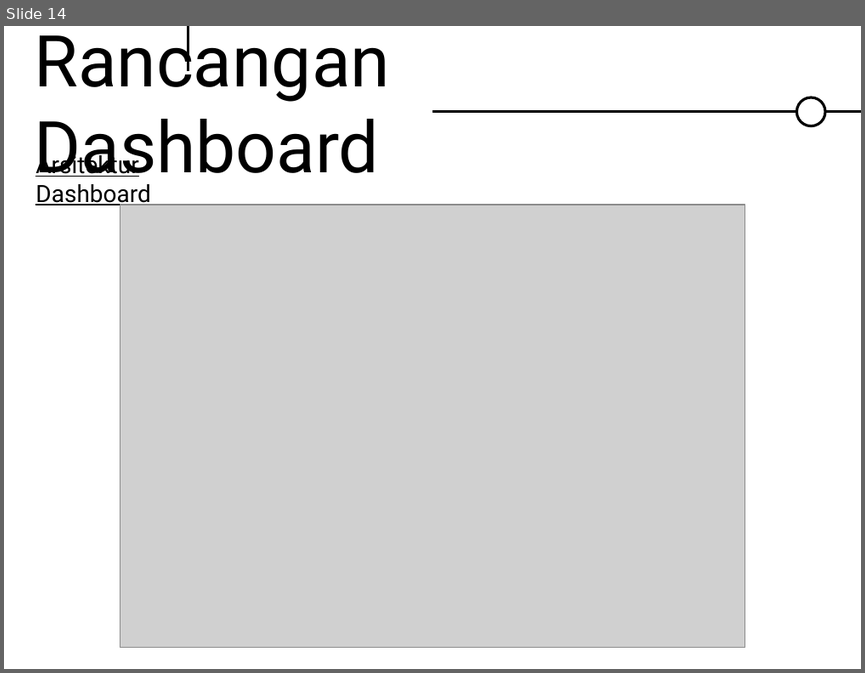
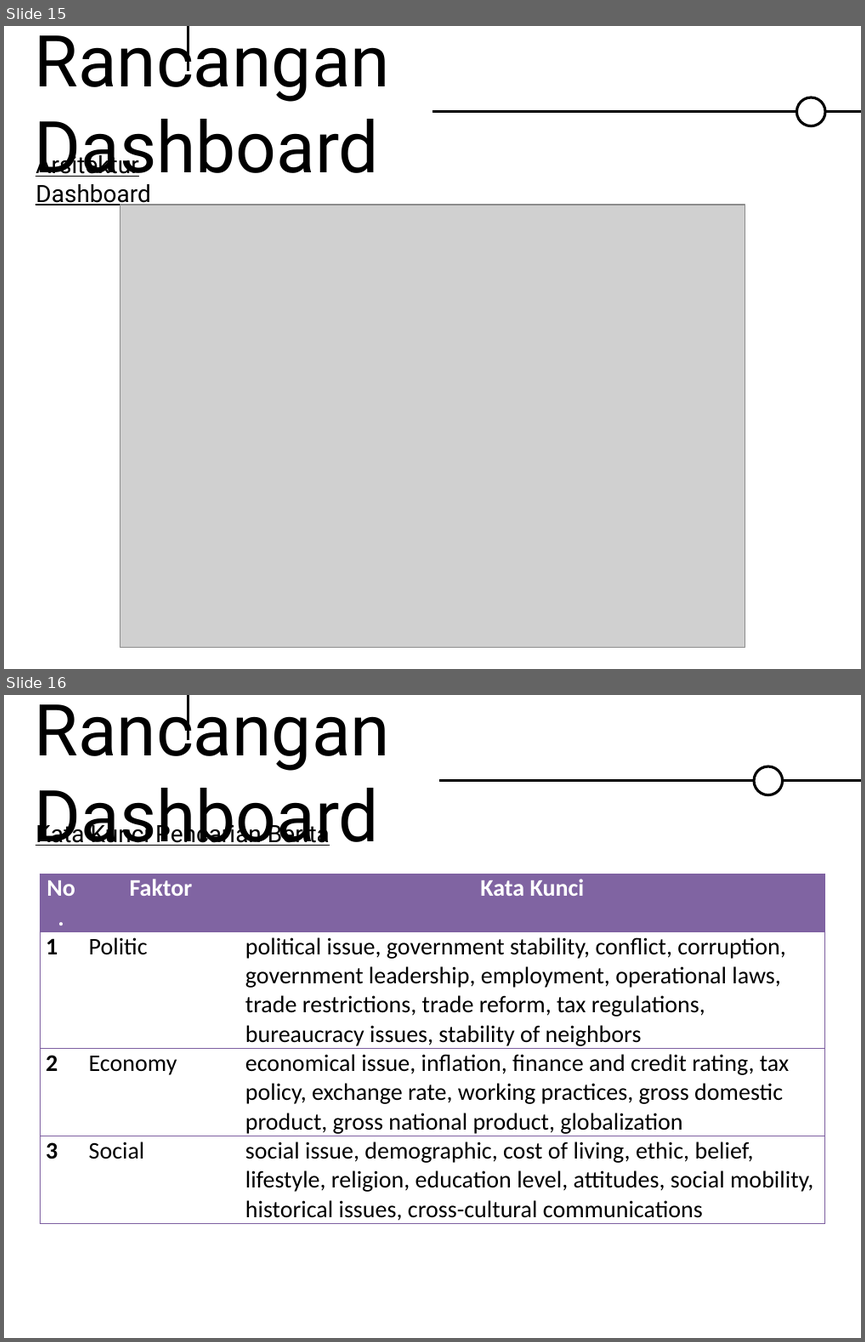
Before and after one commit to emfatoni/dashboard_pestle, a slide deck: dokumen/Slide Sidang.pptx. Shown one above the other, each under a label of ours: slide 14 before the commit, slides 15 and 16 after it. The pictures are 865x673 and 865x1342 pixels, drawn with LibreOffice and Linux fonts; fonts in the diff are those of the drawing; grey boxes stand for pictures. Boxes give left, top, right and bottom in pixels: in the first picture for what was removed or moved away, otherwise in the second. Text is boxed around its words. In the diff, an @@ line names an element or a change of style, - is before the commit and + after.

```diff
--- a/dokumen/Slide Sidang.pptx
+++ b/dokumen/Slide Sidang.pptx
@@ slide 16 added at bbox=[4, 695, 861, 1338], background #FFFFFF @@
@@ title added at bbox=[34, 695, 390, 845], 60 pt, text #000000 @@
+Rancangan Dashboard
@@ line added from (188, 740) to (188, 695), #000000 2.25 pt @@
@@ ellipse added at bbox=[754, 766, 782, 794], fill #FFFFFF, outline #000000 2.25 pt @@
@@ line added from (439, 781) to (861, 781), #000000 2.25 pt @@
@@ text added at bbox=[35, 820, 330, 848], 20 pt, text #000000, underline @@
+Kata Kunci Pencarian Berita
@@ table added at bbox=[40, 873, 826, 1224], 4 rows, 3 columns @@
+No. | Faktor | Kata Kunci
+1 | Politic | political issue, government stability, conflict, corruption, government leadership, employment, operational laws, trade restrictions, trade reform, tax regulations, bureaucracy issues, stability of neighbors
+2 | Economy | economical issue, inflation, finance and credit rating, tax policy, exchange rate, working practices, gross domestic product, gross national product, globalization
+3 | Social | social issue, demographic, cost of living, ethic, belief, lifestyle, religion, education level, attitudes, social mobility, historical issues, cross-cultural communications
@@ what was slide 14 is now slide 15 @@
```
Also in this commit, not shown: 3 slides changed, 1 slide removed.
